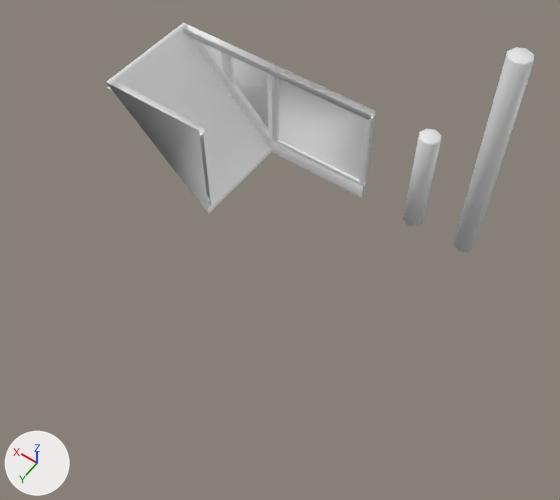
A saved change to the Blender file Haafingar.blend.
Both versions are drawn from a camera (50 mm lens) standing at (-6.72, 4.57, 13.37) and looking at (-1.16, -3.21, 1.14). Arrows for +X, +Y and +Z are at lower left; the lights stay in place. The same objects are shown in both versions, whatever each file hides.

The older version as bpy lines, for what is in view:
```python
me_cylinder = bpy.data.meshes.new('Cylinder')
me_cylinder.from_pydata(...)  # 32 vertices, 36 faces; spans x -0.24..0.24, y -0.24..0.24, z -1.28..1.28
me_cylinder.materials.append(mat_06___default)  # white #e7e7e7
me_cylinder_001 = bpy.data.meshes.new('Cylinder.001')
me_cylinder_001.from_pydata(...)  # 32 vertices, 36 faces; spans x -0.24..0.24, y -0.24..0.24, z -2.56..2.56
me_cylinder_001.materials.append(mat_06___default)  # white #e7e7e7
me_plane_004 = bpy.data.meshes.new('Plane.004')
me_plane_004.from_pydata(...)  # 150 vertices, 68 faces; spans x -1.28..1.28, y -1.28..1.28, z -1.28..1.28
me_plane_004.materials.append(mat_material_002)  # white #e7e7e7
me_plane_005 = bpy.data.meshes.new('Plane.005')
me_plane_005.from_pydata(...)  # 32 vertices, 12 faces; spans x -1.28..1.28, y 0.0..0.17, z -1.28..1.28
me_plane_005.materials.append(mat_material_002)  # white #e7e7e7
ob_cylinder = bpy.data.objects.new('Cylinder', me_cylinder)
ob_cylinder.location = (-2.56, -6.4, 1.28)
ob_cylinder.visible_shadow = False
ob_cylinder_001 = bpy.data.objects.new('Cylinder.001', me_cylinder_001)
ob_cylinder_001.location = (-3.84, -6.4, 2.56)
ob_cylinder_001.visible_shadow = False
ob_plane_003 = bpy.data.objects.new('Plane.003', me_plane_005)
ob_plane_003.location = (0.0, -6.4, 1.28)
ob_plane_003.visible_shadow = False
ob_plane_004 = bpy.data.objects.new('Plane.004', me_plane_004)
ob_plane_004.location = (2.56, -5.12, 1.28)
ob_plane_004.visible_shadow = False
```
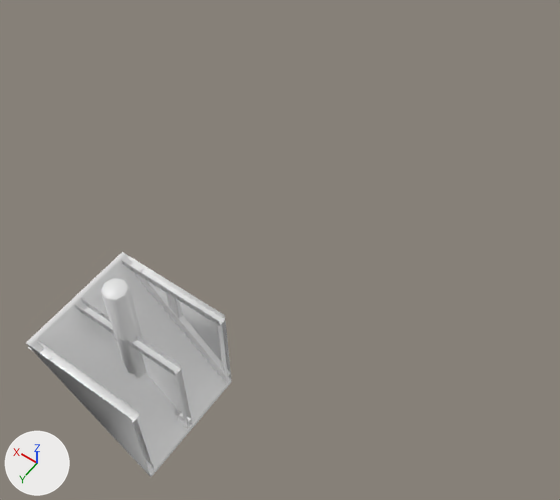
Location of each change, [x1, y1, x2, y2] in pixels of the pictures (560 x 500 px):
'Plane.004', moved
    before: [106, 23, 274, 214]
    after: [26, 252, 232, 477]
'Plane.003', moved
    before: [270, 64, 375, 198]
    after: [75, 299, 192, 429]
'Cylinder.001', moved
    before: [454, 47, 534, 253]
    after: [101, 278, 147, 378]
'Cylinder', moved
    before: [403, 129, 442, 226]
    after: [114, 332, 147, 378]

The edits, one by one:
Object 'Cylinder' (ob_cylinder) moves from (-2.56, -6.4, 1.28) to (0.0, 0.0, 0.0).
Object 'Cylinder.001' (ob_cylinder_001) moves from (-3.84, -6.4, 2.56) to (0.0, 0.0, 0.0).
Object 'Plane.004' (ob_plane_004) moves from (2.56, -5.12, 1.28) to (0.0, 0.0, 0.0).
Object 'Plane.003' (ob_plane_003) moves from (0.0, -6.4, 1.28) to (0.0, 0.0, 0.0).
